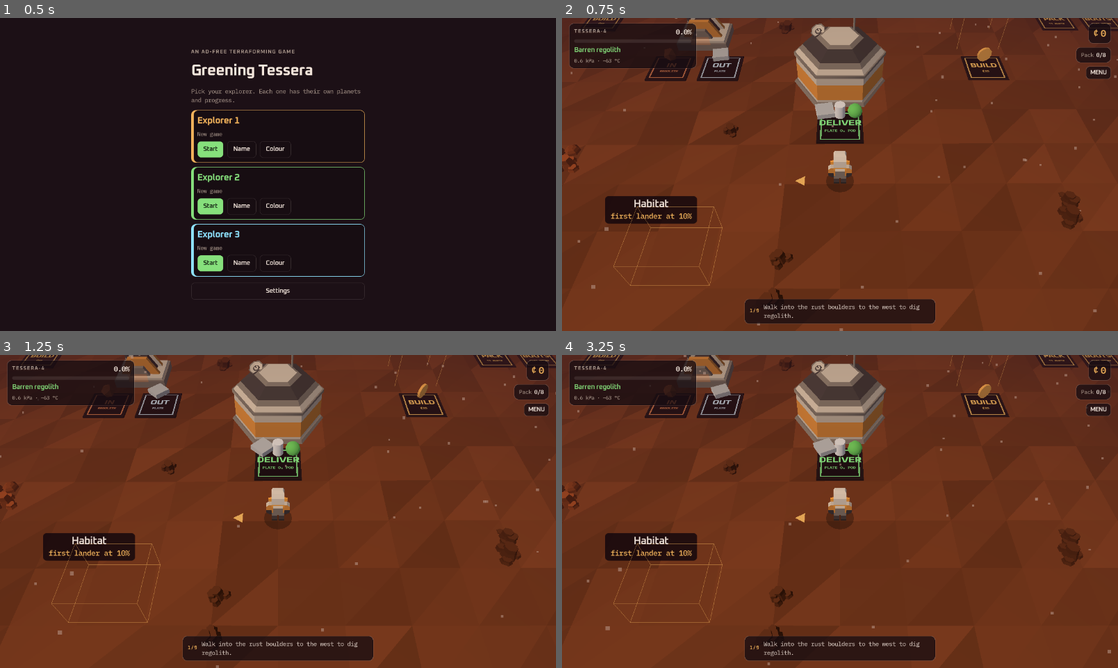
Above: before the commit, frames 1-4 (two rows, left to right).
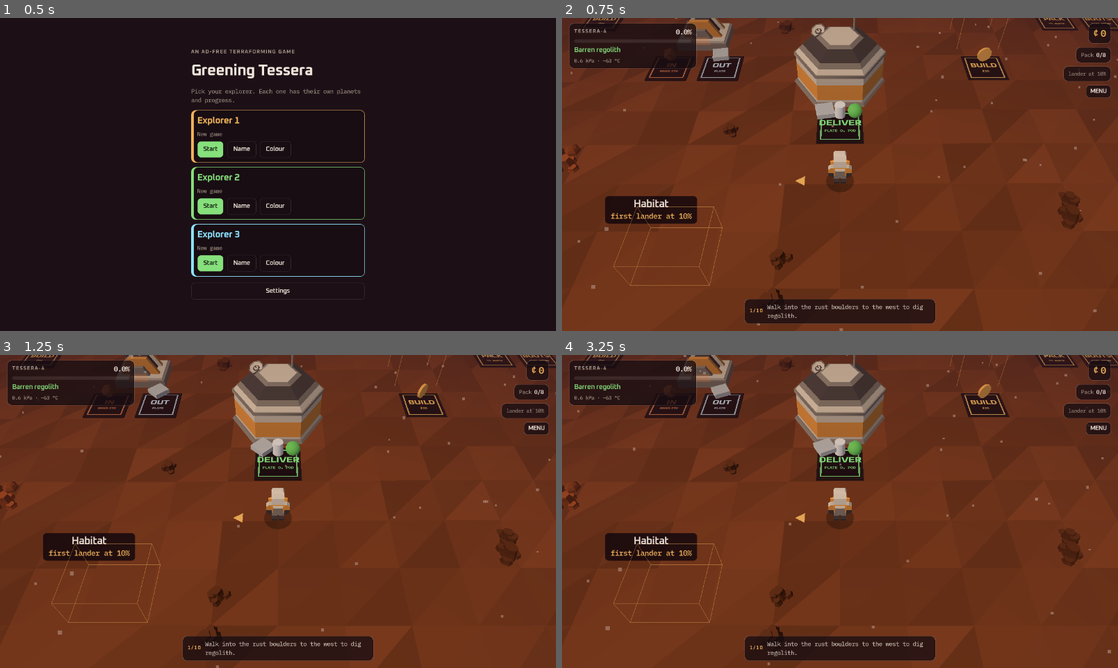
Above: after the commit, the same moments.

Repository: RichardAtCT/greening-terra
Game: Godot game, scene res://scenes/ui/title.tscn
The game is run twice, just before and just after one commit, with the same random seed, the same clock (stepped at 60 frames per second) and the same inputs.
Inputs:
- Up to frame 1 (0.5 s): no input
- Up to frame 2 (0.75 s): click "Start" at 0.5 s
- Up to frame 3 (1.25 s): no input
- Up to frame 4 (3.25 s): click "MENU" at 1.25 s; click "Restart planet" at 2 s; click "Tap again to wipe this planet" at 2.75 s

Frame 1 is identical in both runs. In frame 2, 0.7% of the frame differs, in the area x 34-99%, y 15-97%; in frame 3, 0.7%; in frame 4, 0.7%.

Commit message:
Balance: machine upgrades for the mid-game, and show when colonists come
Once about six haulers ran the chain, the Greenhouse set the pace and the
player had nothing left to buy that sped anything up. The balance sim showed
it: a bot that stood still after eight haulers finished only 5 min behind one
that kept playing.

- Each machine gets an UPGRADE pad (Mk II-IV, +50% speed and +10 OUT space
  per mark) once the whole chain is built. Haulers and upgrades now take
  turns being the best buy until about 28 min; P1 still finishes in ~30 min.
- Tutorial step after the Greenhouse points at its UPGRADE pad.
- The bot upgrades whichever machine's queue is most backed up.
- HUD colony panel shows "lander at N%" from the start; the objective bar
  and lander toast say when the next colonists arrive.
- Tests for upgrades, save round trip and the lander hint; DECISIONS #59-62.

Co-Authored-By: Claude Opus 5.5 <noreply@anthropic.com>
Claude-Session: https://claude.ai/code/session_01UcoeypqxH4qGMKeqHpprYu

Diff:
--- a/data/machines/electrolyser.tres
+++ b/data/machines/electrolyser.tres
@@ -24,3 +24,5 @@
 label_height = 4.1
 in_pad_color = Color(0.56078434, 0.8901961, 1, 1)
 in_pad_label = "ICE"
+upgrade_costs = PackedInt32Array(120, 300, 700)
+upgrade_pad_offset = Vector2(4, 0.9)
--- a/data/machines/greenhouse.tres
+++ b/data/machines/greenhouse.tres
@@ -25,3 +25,5 @@
 collide_radius = 2.6
 in_pad_color = Color(0.76862746, 0.8, 0.83137256, 1)
 in_pad_label = "PLATE+O₂"
+upgrade_costs = PackedInt32Array(200, 500, 1100)
+upgrade_pad_offset = Vector2(4.6, 0.9)
--- a/data/machines/smelter.tres
+++ b/data/machines/smelter.tres
@@ -23,3 +23,5 @@
 footprint = Vector3(2.8, 2, 2.4)
 in_pad_color = Color(0.8509804, 0.4745098, 0.2901961, 1)
 in_pad_label = "REGOLITH"
+upgrade_costs = PackedInt32Array(120, 300, 700)
+upgrade_pad_offset = Vector2(-4, 0.9)
--- a/data/planets/tutorial_standard.tres
+++ b/data/planets/tutorial_standard.tres
@@ -111,10 +111,22 @@
 
 [sub_resource type="Resource" id="Resource_3cqov"]
 script = ExtResource("2_5rgpp")
-text = "Seedpods green the planet fastest. Add haulers and upgrade your kit."
+text = "Upgrade machines and add haulers to keep them fed."
 has_target = false
 done_when = Array[ExtResource("3_ugrly")]([SubResource("Resource_ybaq6")])
 
+[sub_resource type="Resource" id="Resource_upg1c"]
+script = ExtResource("3_ugrly")
+key = &"machine_upgrades"
+
+[sub_resource type="Resource" id="Resource_upg1s"]
+script = ExtResource("2_5rgpp")
+text = "Upgrades are open. Stand on the Greenhouse UPGRADE pad: it's the slowest machine."
+target = Vector2(4.6, -10.1)
+done_when = Array[ExtResource("3_ugrly")]([SubResource("Resource_upg1c")])
+saving_for_pad = &"upgrade_greenhouse"
+saving_text = "Save ₵200 to upgrade the Greenhouse to Mk II. Faster machines need more haulers."
+
 [resource]
 script = ExtResource("1_lsw7h")
-steps = Array[ExtResource("2_5rgpp")]([SubResource("Resource …(209 unchanged characters)… Resource_n3p4x"), SubResource("Resource_3cqov")])
+steps = Array[ExtResource("2_5rgpp")]([SubResource("Resource …(209 unchanged characters)… Resource_n3p4x"), SubResource("Resource_upg1s"), SubResource("Resource_3cqov")])
--- a/scenes/pads/pad_view.gd
+++ b/scenes/pads/pad_view.gd
@@ -68,6 +68,12 @@
 	return l
 
 
+## Changes the subtitle (an UPGRADE pad's next mark and cost).
+func set_label(text: String) -> void:
+	if _sub and _sub.text != text:
+		_sub.text = text
+
+
 func set_near(near: bool) -> void:
 	if near == _near:
 		return
--- a/scenes/ui/hud.gd
+++ b/scenes/ui/hud.gd
@@ -25,6 +25,8 @@
 var _pack_count: Label
 var _colony_panel: PanelContainer
 var _food: Label
+var _food_row: HBoxContainer
+var _lander: Label
 var _people: Label
 var _banner: PanelContainer
 var _banner_icon: HazardIcon
@@ -112,7 +114,15 @@
 func _update_colony(sim: GameSim) -> void:
 	var s := sim.state
 	var people := s.meals.size() + s.colonists_waiting
-	_colony_panel.visible = people > 0
+	var next := Colony.next_lander_at(sim.planet, s.terraform)
+	if s.lander_t >= 0.0:
+		_lander.text = "lander landing"
+	elif next >= 0.0:
+		_lander.text = "lander at %d%%" % roundi(next)
+	_lander.visible = s.lander_t >= 0.0 or next >= 0.0
+	_colony_panel.visible = people > 0 or _lander.visible
+	_food_row.visible = people > 0
+	_people.visible = people > 0
 	if people == 0:
 		return
 	var hungry := Colony.hungry_count(sim)
@@ -325,6 +335,7 @@
 	colony_col.mouse_filter = Control.MOUSE_FILTER_IGNORE
 	_colony_panel.add_child(colony_col)
 	var food_row := HBoxContainer.new()
+	_food_row = food_row
 	food_row.add_theme_constant_override("separation", 6)
 	food_row.mouse_filter = Control.MOUSE_FILTER_IGNORE
 	food_row.alignment = BoxContainer.ALIGNMENT_END
@@ -335,6 +346,10 @@
 	_people = UiStyle.label("", UiStyle.MONO, 11, UiStyle.MUTE)
 	_people.horizontal_alignment = HORIZONTAL_ALIGNMENT_RIGHT
 	colony_col.add_child(_people)
+	# When the next colonists come: landers are called by terraform % (SPEC 4.1).
+	_lander = UiStyle.label("", UiStyle.MONO, 11, UiStyle.MUTE)
+	_lander.horizontal_alignment = HORIZONTAL_ALIGNMENT_RIGHT
+	colony_col.add_child(_lander)
 	_menu_button = UiStyle.button("MENU")
 	_menu_button.add_theme_font_size_override("font_size", 13)
 	for state in ["normal", "hover", "pressed", "focus"]:
--- a/scenes/world/planet.gd
+++ b/scenes/world/planet.gd
@@ -147,6 +147,8 @@
 	for pv in _pads:
 		var vis := sim.pad_visible(pv.info)
 		pv.visible = vis
+		if vis and pv.info.pay == PadInfo.Pay.UPGRADE_MACHINE:
+			pv.set_label(sim.upgrade_pad_label(pv.info))
 		pv.set_near(vis and Vector2(p.x, p.z).distance_to(pv.info.position) < defs.tuning.pad_radius)
 	_update_buildings()
 	_drones.update_view(dt)
@@ -298,7 +300,7 @@
 			for item in m.recipe.inputs:
 				total += s.queued(m.id, item)
 			queue_text = "%d in" % total
-		bv.label.set_text(m.display_name, "%s · %d out" % [queue_text, outs], Color("86e07c") if busy else muted)
+		bv.label.set_text(sim.machine_title(m), "%s · %d out" % [queue_text, outs], Color("86e07c") if busy else muted)
 		var in_items: Array[StringName] = []
 		for item in m.recipe.inputs:
 			for k in s.queued(m.id, item):
--- a/scripts/data/machine_def.gd
+++ b/scripts/data/machine_def.gd
@@ -23,3 +23,13 @@
 @export var in_pad_label: String
 @export var queue_cap: int = 20
 @export var output_cap: int = 40
+
+@export_group("Upgrades")
+## Cost of each upgrade after Mk I (SPEC 4.4): one entry per level. Empty means no UPGRADE pad.
+@export var upgrade_costs: PackedInt32Array = []
+## Each upgrade makes the machine this much faster (0.5 = +50% per level, added up).
+@export var upgrade_speed: float = 0.5
+## Each upgrade holds this many more finished items on the OUT pad.
+@export var upgrade_output_cap: int = 10
+## Where the UPGRADE pad sits, relative to the machine (beside it, clear of the IN and OUT pads).
+@export var upgrade_pad_offset: Vector2 = Vector2(4.0, 0.9)
--- a/scripts/systems/bot_player.gd
+++ b/scripts/systems/bot_player.gd
@@ -13,6 +13,7 @@
 	PadInfo.Pay.PACK: 1.2,
 	PadInfo.Pay.BOOTS: 1.0,
 	PadInfo.Pay.BUILD_HABITAT: 1.5,
+	PadInfo.Pay.UPGRADE_MACHINE: 2.0,
 }
 
 var sim: GameSim
@@ -94,6 +95,8 @@
 		if not is_building and saving_for > 0 and s.credits * 2.0 >= saving_for:
 			continue
 		var value: float = BUY_VALUE[p.pay] / cost
+		if p.pay == PadInfo.Pay.UPGRADE_MACHINE:
+			value *= _backlog(p.machine)
 		if value > best_value:
 			best_value = value
 			best = p
@@ -135,6 +138,14 @@
 	_start_plan(Plan.WAIT, sim.planet.depot_position)
 
 
+## 0..1: how backed up a machine's input queue is. A starved machine gains nothing from an upgrade.
+func _backlog(m: MachineDef) -> float:
+	var fill := 1.0
+	for item in m.recipe.inputs:
+		fill = minf(fill, float(sim.state.queued(m.id, item)) / m.queue_cap)
+	return clampf(fill * 2.0, 0.0, 1.0)
+
+
 func _next_building_cost() -> int:
 	var cheapest := 0
 	for p in sim.pads:
--- a/scripts/systems/colony.gd
+++ b/scripts/systems/colony.gd
@@ -43,6 +43,28 @@
 	return n
 
 
+## Terraform % that calls the next lander, or -1 once they've all been called.
+static func next_lander_at(planet: PlanetDef, terraform: float) -> float:
+	for m in planet.lander_milestones:
+		if terraform < m:
+			return m
+	return -1.0
+
+
+## Where the colony stands, for the objective bar: who's waiting for a home, or when the next
+## colonists come. Empty once every lander has landed and everyone is housed.
+static func outlook(sim: GameSim) -> String:
+	var s := sim.state
+	if s.colonists_waiting > 0:
+		return "%d colonist%s need a Habitat." % [s.colonists_waiting, "s" if s.colonists_waiting > 1 else ""]
+	if s.lander_t >= 0.0:
+		return "A lander is coming down."
+	var next := next_lander_at(sim.planet, s.terraform)
+	if next < 0.0:
+		return ""
+	return "At %d%% a lander brings %d colonists." % [roundi(next), sim.planet.colonists_per_lander]
+
+
 static func habitat_key(index: int) -> StringName:
 	return StringName("habitat_%d" % (index + 1))
 
@@ -124,10 +146,12 @@
 		s.built[habitat_key(0)] = true
 	house(sim)
 	sim.lander_landed.emit(n)
-	if s.colonists_waiting > 0:
-		sim.toast.emit("Lander arrived · %d waiting for a habitat" % s.colonists_waiting)
-	else:
-		sim.toast.emit("Lander arrived: %d colonists" % n)
+	var text := "Lander arrived · %d waiting for a habitat" % s.colonists_waiting if s.colonists_waiting > 0 \
+		else "Lander arrived: %d colonists" % n
+	var next := next_lander_at(sim.planet, s.terraform)
+	if next >= 0.0:
+		text += " · next at %d%%" % roundi(next)
+	sim.toast.emit(text)
 
 
 static func _step_food(sim: GameSim, dt: float) -> void:
--- a/scripts/systems/dispatcher.gd
+++ b/scripts/systems/dispatcher.gd
@@ -85,7 +85,7 @@
 		if avail <= 0:
 			continue
 		var item := m.recipe.output
-		var full := float(s.outputs.get(m.id, 0)) / m.output_cap
+		var full := float(s.outputs.get(m.id, 0)) / Economy.output_cap(s, m)
 		for other in sim.planet.machines:
 			if other == m or not s.is_built(other.id) or not other.recipe.inputs.has(item):
 				continue
--- a/scripts/systems/economy.gd
+++ b/scripts/systems/economy.gd
@@ -52,6 +52,24 @@
 	state.terraform = minf(100.0, state.terraform + terraform_gain(item, planet))
 	state.add_stat(&"delivered")
 	return credits
+
+
+## Cost of a machine's next upgrade, or -1 when it has none left.
+static func machine_upgrade_cost(state: WorldState, machine: MachineDef) -> int:
+	var level := state.machine_level(machine.id)
+	if level >= machine.upgrade_costs.size():
+		return -1
+	return machine.upgrade_costs[level]
+
+
+## How much faster a machine's upgrades make it run (1.0 at Mk I).
+static func machine_upgrade_speed(state: WorldState, machine: MachineDef) -> float:
+	return 1.0 + machine.upgrade_speed * state.machine_level(machine.id)
+
+
+## Finished items the machine's OUT pad holds before it stops, with its upgrades.
+static func output_cap(state: WorldState, machine: MachineDef) -> int:
+	return machine.output_cap + machine.upgrade_output_cap * state.machine_level(machine.id)
 
 
 static func accepts(state: WorldState, machine: MachineDef, item: StringName) -> bool:
@@ -121,7 +139,7 @@
 			state.outputs[machine.id] = state.outputs.get(machine.id, 0) + 1
 			state.add_stat(StringName("produced_" + machine.recipe.output))
 			produced = 1
-	if left <= 0.0 and state.outputs.get(machine.id, 0) < machine.output_cap and has_inputs(state, machine):
+	if left <= 0.0 and state.outputs.get(machine.id, 0) < output_cap(state, machine) and has_inputs(state, machine):
 		for item in machine.recipe.inputs:
 			state.queues[machine.id][item] -= machine.recipe.inputs[item]
 		left = machine.recipe.time
--- a/scripts/systems/game_sim.gd
+++ b/scripts/systems/game_sim.gd
@@ -165,6 +165,8 @@
 					return not state.is_built(&"bay")
 				PadInfo.Pay.BUY_DRONE:
 					return state.is_built(&"bay")
+				PadInfo.Pay.UPGRADE_MACHINE:
+					return upgrades_open() and Economy.machine_upgrade_cost(state, p.machine) > 0
 				PadInfo.Pay.BUILD_HABITAT:
 					# Offered one at a time, once colonists have a first home.
 					return not state.is_built(Colony.habitat_key(p.index)) and state.is_built(Colony.habitat_key(p.index - 1))
@@ -186,7 +188,32 @@
 			return Economy.upgrade_cost(defs.boots_upgrade, state.boots_level)
 		PadInfo.Pay.BUILD_HABITAT:
 			return planet.habitat_costs[p.index]
+		PadInfo.Pay.UPGRADE_MACHINE:
+			return Economy.machine_upgrade_cost(state, p.machine)
 	return -1
+
+
+## UPGRADE pads appear once the whole chain stands, so early credits go on the chain and haulers.
+func upgrades_open() -> bool:
+	for m in planet.machines:
+		if not state.is_built(m.id):
+			return false
+	return true
+
+
+## How fast a machine runs right now: its upgrades times the colonists working it.
+func machine_speed(m: MachineDef) -> float:
+	return Economy.machine_upgrade_speed(state, m) * Colony.machine_speed(self, m.id)
+
+
+## "Smelter", then "Smelter Mk II" and so on once upgraded.
+func machine_title(m: MachineDef) -> String:
+	var level := state.machine_level(m.id)
+	return m.display_name + (" Mk " + mark(level + 1) if level > 0 else "")
+
+
+static func mark(n: int) -> String:
+	return ["I", "II", "III", "IV", "V", "VI", "VII", "VIII"][clampi(n, 1, 8) - 1]
 
 
 ## Advances the whole planet by dt with the player standing at player_pos.
@@ -199,7 +226,7 @@
 	Colony.step(self, dt)
 	for m in planet.machines:
 		if state.is_built(m.id):
-			Economy.step_machine(state, m, dt, Colony.machine_speed(self, m.id))
+			Economy.step_machine(state, m, dt, machine_speed(m))
 	for d in drones:
 		DroneBrain.step(self, d, dt)
 	Tutorial.advance(tutorial_steps(), state)
@@ -312,6 +339,10 @@
 			state.built[Colony.habitat_key(p.index)] = true
 			toast.emit("Habitat %d built · room for %d more" % [p.index + 1, defs.colony.habitat_capacity])
 			Colony.house(self)
+		PadInfo.Pay.UPGRADE_MACHINE:
+			state.machine_levels[p.machine.id] = state.machine_level(p.machine.id) + 1
+			state.add_stat(&"machine_upgrades")
+			toast.emit("%s · +%d%% speed" % [machine_title(p.machine), roundi(p.machine.upgrade_speed * 100.0)])
 	purchased.emit(p.key)
 
 
@@ -366,6 +397,10 @@
 		pads.append(p_out)
 		var p_build := _pay_pad(StringName("build_" + m.id), PadInfo.Pay.BUILD_MACHINE, m.position + m.build_pad_offset, "BUILD", "₵%d" % m.build_cost)
 		p_build.machine = m
+		if not m.upgrade_costs.is_empty():
+			var p_up := _pay_pad(StringName("upgrade_" + m.id), PadInfo.Pay.UPGRADE_MACHINE, m.position + m.upgrade_pad_offset, "UPGRADE", "")
+			p_up.machine = m
+			p_up.label = upgrade_pad_label(p_up)
 	var depot := PadInfo.new(&"depot", PadInfo.Kind.DEPOT, planet.depot_position)
 	depot.title = "DELIVER"
 	depot.label = " ".join(_sellable_names())
@@ -384,6 +419,14 @@
 			h.index = i
 
 
+## An UPGRADE pad's subtitle: the next mark and its cost ("MK II ₵150").
+func upgrade_pad_label(p: PadInfo) -> String:
+	var cost := Economy.machine_upgrade_cost(state, p.machine)
+	if cost < 0:
+		return "MAX"
+	return "MK %s ₵%d" % [mark(state.machine_level(p.machine.id) + 2), cost]
+
+
 func _pay_pad(key: StringName, pay: PadInfo.Pay, pos: Vector2, title: String, label: String) -> PadInfo:
 	var p := PadInfo.new(key, PadInfo.Kind.PAY, pos)
 	p.pay = pay
--- a/scripts/systems/pad_info.gd
+++ b/scripts/systems/pad_info.gd
@@ -3,7 +3,7 @@
 ## A standing pad in the world. Built by GameSim from the planet layout.
 
 enum Kind { IN, OUT, DEPOT, PAY }
-enum Pay { NONE, BUILD_MACHINE, BUILD_BAY, BUY_DRONE, PACK, BOOTS, BUILD_HABITAT }
+enum Pay { NONE, BUILD_MACHINE, BUILD_BAY, BUY_DRONE, PACK, BOOTS, BUILD_HABITAT, UPGRADE_MACHINE }
 
 var key: StringName
 var kind: Kind
--- a/scripts/systems/tutorial.gd
+++ b/scripts/systems/tutorial.gd
@@ -43,6 +43,11 @@
 		if cost > 0 and sim.state.credits + sim.state.paid.get(step.saving_for_pad, 0) < cost:
 			text = step.saving_text
 	var last := sim.state.tutorial_step >= steps.size() - 1
+	# Once the tutorial is done, the bar also says how more colonists come (SPEC 4.1).
+	if last:
+		var colony := Colony.outlook(sim)
+		if colony != "":
+			text = colony + " " + text
 	if sim.pack_full() and not last and sim.state.tutorial_step != 0:
 		text = "Pack full. " + text
 	return text
--- a/scripts/systems/world_state.gd
+++ b/scripts/systems/world_state.gd
@@ -12,6 +12,8 @@
 var stack: Array[StringName] = []
 ## Building id -> true once built (machine ids and &"bay").
 var built: Dictionary = {}
+## Machine id -> upgrades bought (0 = Mk I).
+var machine_levels: Dictionary = {}
 var drones: int = 0
 var tutorial_step: int = 0
 ## &"fed", &"delivered", &"produced_<item>" -> count.
@@ -59,6 +61,10 @@
 	return built.get(id, false)
 
 
+func machine_level(machine_id: StringName) -> int:
+	return machine_levels.get(machine_id, 0)
+
+
 func queued(machine_id: StringName, item: StringName) -> int:
 	return queues.get(machine_id, {}).get(item, 0)
 
@@ -76,6 +82,7 @@
 		"boots_level": boots_level,
 		"stack": stack.map(func(s): return String(s)),
 		"built": _keys_to_str(built),
+		"machine_levels": _keys_to_str(machine_levels),
 		"drones": drones,
 		"tutorial_step": tutorial_step,
 		"stats": _keys_to_str(stats),
@@ -109,6 +116,7 @@
 	for item in d.get("stack", []):
 		s.stack.append(StringName(item))
 	s.built = _keys_to_name(d.get("built", {}), TYPE_BOOL)
+	s.machine_levels = _keys_to_name(d.get("machine_levels", {}), TYPE_INT)
 	s.drones = int(d.get("drones", 0))
 	s.tutorial_step = int(d.get("tutorial_step", 0))
 	s.stats = _keys_to_name(d.get("stats", {}), TYPE_INT)
--- a/tests/unit/test_economy.gd
+++ b/tests/unit/test_economy.gd
@@ -120,6 +120,18 @@
 	assert_eq(s.busy[&"smelter"], 0.0)
 
 
+func test_upgraded_machine_holds_more_output() -> void:
+	var s := WorldState.new()
+	s.queues[&"smelter"] = {&"regolith": 5}
+	s.outputs[&"smelter"] = 40
+	s.machine_levels[&"smelter"] = 1
+	Economy.step_machine(s, smelter, 0.1)
+	assert_eq(s.queued(&"smelter", &"regolith"), 4, "room for 10 more at Mk II")
+	assert_eq(Economy.machine_upgrade_cost(s, smelter), smelter.upgrade_costs[1])
+	s.machine_levels[&"smelter"] = smelter.upgrade_costs.size()
+	assert_eq(Economy.machine_upgrade_cost(s, smelter), -1)
+
+
 func test_take_output_respects_pack() -> void:
 	var s := WorldState.new()
 	s.outputs[&"smelter"] = 2
--- a/tests/unit/test_game_sim.gd
+++ b/tests/unit/test_game_sim.gd
@@ -104,15 +104,17 @@
 	assert_string_starts_with(Tutorial.hint_text(sim), "Keep delivering plates")
 	sim.state.credits = 25.0
 	assert_string_starts_with(Tutorial.hint_text(sim), "Save ₵25")
-	assert_eq(Tutorial.step_label(sim), "5/9")
+	assert_eq(Tutorial.step_label(sim), "5/10")
 
 
 func test_world_state_round_trips_through_dict() -> void:
 	_stand(Vector2(-15, 5), 1.0)
 	sim.state.queues[&"smelter"] = {&"regolith": 3}
+	sim.state.machine_levels[&"smelter"] = 2
 	var copy := WorldState.from_dict(JSON.parse_string(JSON.stringify(sim.state.to_dict(), "", true, true)))
 	assert_eq(copy.to_dict(), sim.state.to_dict())
 	assert_eq(copy.stack[0], &"regolith")
+	assert_eq(copy.machine_level(&"smelter"), 2)
 	assert_eq(copy.queued(&"smelter", &"regolith"), 3)
 
 
@@ -124,3 +126,46 @@
 	assert_true(sim.state.is_built(&"bay"))
 	assert_true(sim.state.is_built(&"greenhouse"))
 	assert_gt(sim.state.drones, 1)
+
+
+func _build_chain() -> void:
+	for m in sim.planet.machines:
+		sim.state.built[m.id] = true
+
+
+func test_upgrade_pads_open_once_the_chain_stands() -> void:
+	sim.state.built[&"electrolyser"] = true
+	assert_false(sim.pad_visible(sim.pad(&"upgrade_smelter")), "not before the Greenhouse")
+	_build_chain()
+	for m in sim.planet.machines:
+		assert_true(sim.pad_visible(sim.pad(StringName("upgrade_" + m.id))), m.id)
+
+
+func test_upgrading_a_machine_makes_it_faster_until_max() -> void:
+	_build_chain()
+	var gh := sim.machine_def(&"greenhouse")
+	var p := sim.pad(&"upgrade_greenhouse")
+	assert_eq(sim.upgrade_pad_label(p), "MK II ₵%d" % gh.upgrade_costs[0])
+	sim.state.credits = 100000.0
+	_stand(p.position, 3.0)
+	assert_eq(sim.state.machine_level(&"greenhouse"), 1)
+	assert_eq(sim.machine_title(gh), "Greenhouse Mk II")
+	assert_almost_eq(sim.machine_speed(gh), 1.0 + gh.upgrade_speed, 0.0001)
+	assert_eq(Economy.output_cap(sim.state, gh), gh.output_cap + gh.upgrade_output_cap)
+	assert_eq(sim.state.stat(&"machine_upgrades"), 1)
+	_stand(p.position, 20.0)
+	assert_eq(sim.state.machine_level(&"greenhouse"), gh.upgrade_costs.size(), "stops at the last mark")
+	assert_false(sim.pad_visible(p), "pad goes once maxed")
+	assert_eq(sim.upgrade_pad_label(p), "MAX")
+
+
+func test_hint_says_when_the_next_lander_comes() -> void:
+	sim.state.tutorial_step = sim.tutorial_steps().size() - 1
+	sim.state.terraform = 12.0
+	assert_string_starts_with(Tutorial.hint_text(sim), "At 25% a lander brings 2 colonists.")
+	sim.state.colonists_waiting = 2
+	assert_string_starts_with(Tutorial.hint_text(sim), "2 colonists need a Habitat.")
+	sim.state.colonists_waiting = 0
+	sim.state.terraform = 90.0
+	assert_eq(Colony.next_lander_at(sim.planet, sim.state.terraform), -1.0)
+	assert_string_starts_with(Tutorial.hint_text(sim), "Upgrade machines")
--- a/tools/dev/screenshot.gd
+++ b/tools/dev/screenshot.gd
@@ -6,6 +6,7 @@
 ## --scene=res://scenes/ui/title.tscn renders another scene instead of the planet.
 ## --zoom=0.4 moves the camera closer; --face=90 turns the astronaut.
 ## --win=25 opens the win screen 25 frames before the shot (confetti in the air).
+## --levels=1 sets every machine to Mk II (machine upgrades).
 ## M4 state: --colonists=6 --hungry=1 --waiting=2 --food=5 --lander=2.5 --storm=on|warn --storm-t=20 --debug=1
 ## (see below). Uses throwaway profile 97, so real saves are untouched.
 
@@ -31,6 +32,9 @@
 	for i in int(args.get("carry", "0")):
 		s.stack.append([&"regolith", &"plate", &"o2", &"seedpod"][i % 4] if args.get("mixed", "") != "" else &"regolith")
 	s.tutorial_step = int(args.get("step", "0"))
+	if args.has("levels"):
+		for m in defs.planet(s.planet_index).machines:
+			s.machine_levels[m.id] = int(args.levels)
 	# M4: --colonists=N housed (habitats built to fit), --hungry=N of them, --waiting=N at the pad,
 	# --lander=T (seconds from touchdown), --storm=warn|on (with --storm-t=seconds left), --food=N.
 	var pdef := defs.planet(s.planet_index)
Not shown, changed: DECISIONS.md
Not shown, changed: SPEC.md
